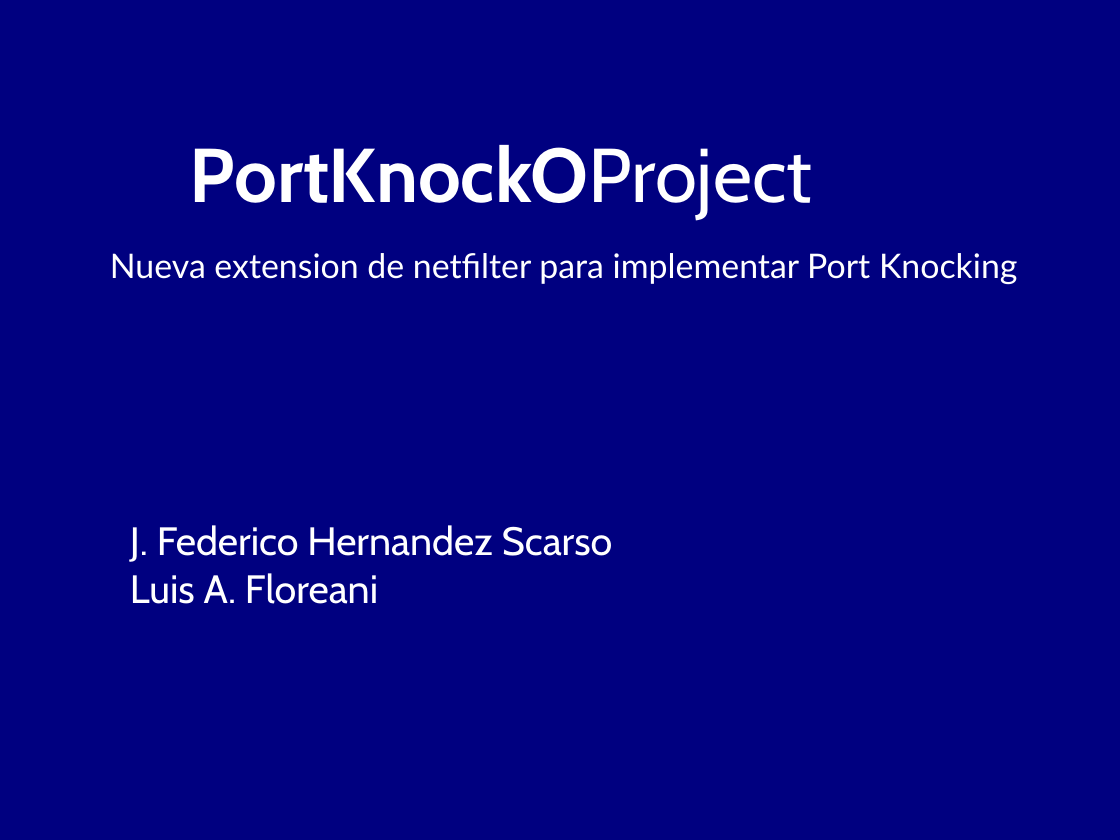
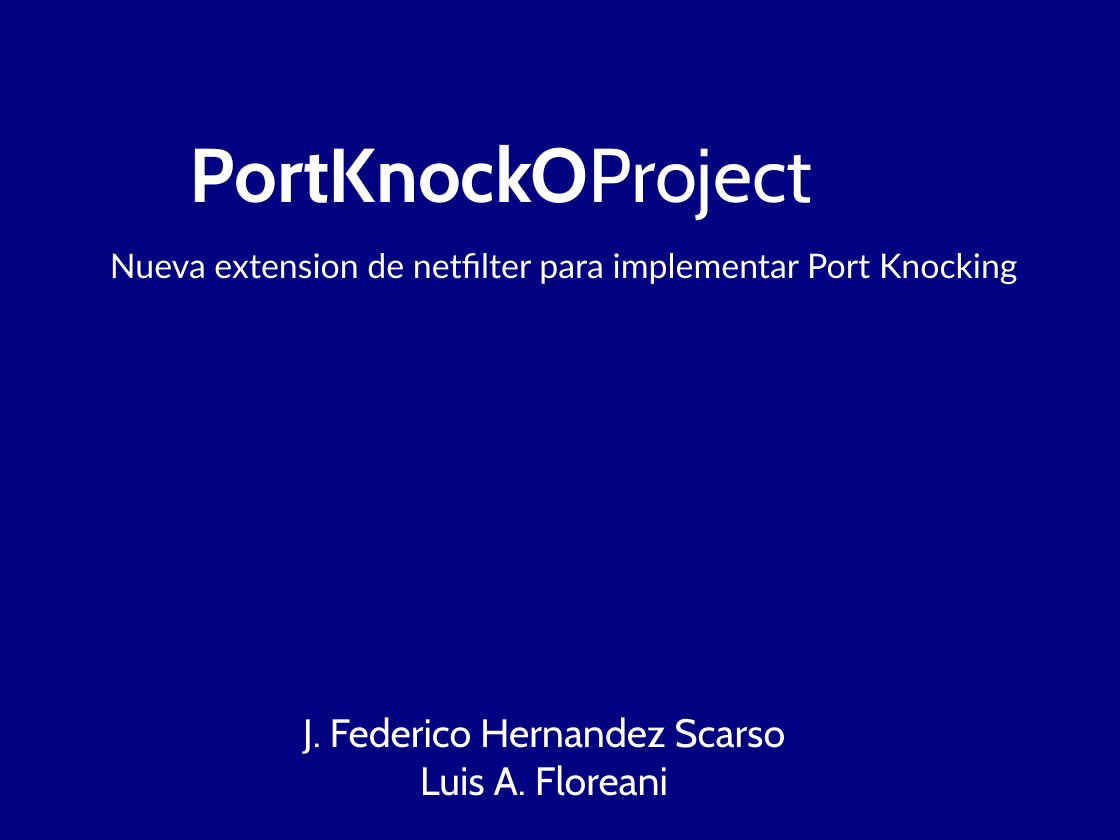
Before and after one commit to BackupTheBerlios/portknocko-svn, a slide deck: slide 1 of trunk/jornadas/jornadas.odp. Drawn at 1120x840 pixels with LibreOffice and Linux fonts; fonts in the diff are those of the drawing. Boxes give left, top, right and bottom in pixels: in the first picture for what was removed or moved away, otherwise in the second. Text is boxed around its words. In the diff, an @@ line names an element or a change of style, - is before the commit and + after.

```diff
--- a/trunk/jornadas/jornadas.odp
+++ b/trunk/jornadas/jornadas.odp
@@ text "J. Federico Hernandez Scarso": place and size @@
-text "J. Federico Hernandez Scarso" at (130, 525, 613, 604)
+text "J. Federico Hernandez Scarso" at (303, 717, 786, 796)
@@ text "J. Federico Hernandez Scarso" at (303, 717, 786, 796): alignment left to centre @@
```
Also in this commit, not shown: 5 other slides changed.
